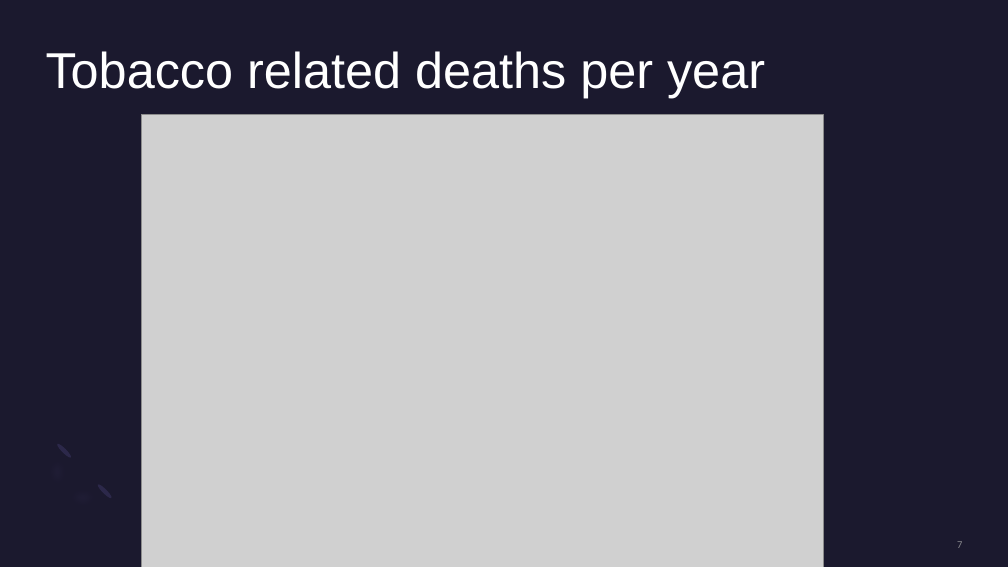
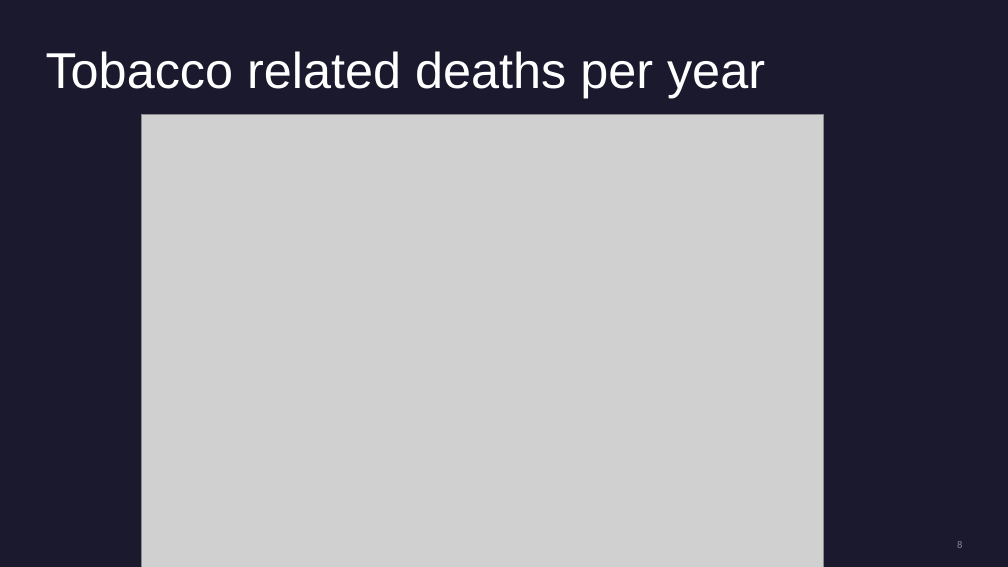
Before and after one commit to AKCase1993/Capstone-NSS-DA7, a slide deck: slide 8 of notebook/Tobacco.pptx (slide 7 before the commit). Drawn at 1008x567 pixels with LibreOffice and Linux fonts; fonts in the diff are those of the drawing; grey boxes stand for pictures. Boxes give left, top, right and bottom in pixels: in the first picture for what was removed or moved away, otherwise in the second. Text is boxed around its words. In the diff, an @@ line names an element or a change of style, - is before the commit and + after.

```diff
--- a/notebook/Tobacco.pptx
+++ b/notebook/Tobacco.pptx
@@ rectangle added at <box>45,426,123,516</box>, fill #1B1A2E @@
@@ ellipse removed at <box>56,442,73,459</box> @@
@@ ellipse removed at <box>96,483,113,500</box> @@
@@ page number at <box>957,541,962,548</box>: text changed @@
-7
+8
```
Also in this commit, not shown: 5 other slides changed, 3 slides added, 1 slide removed.
